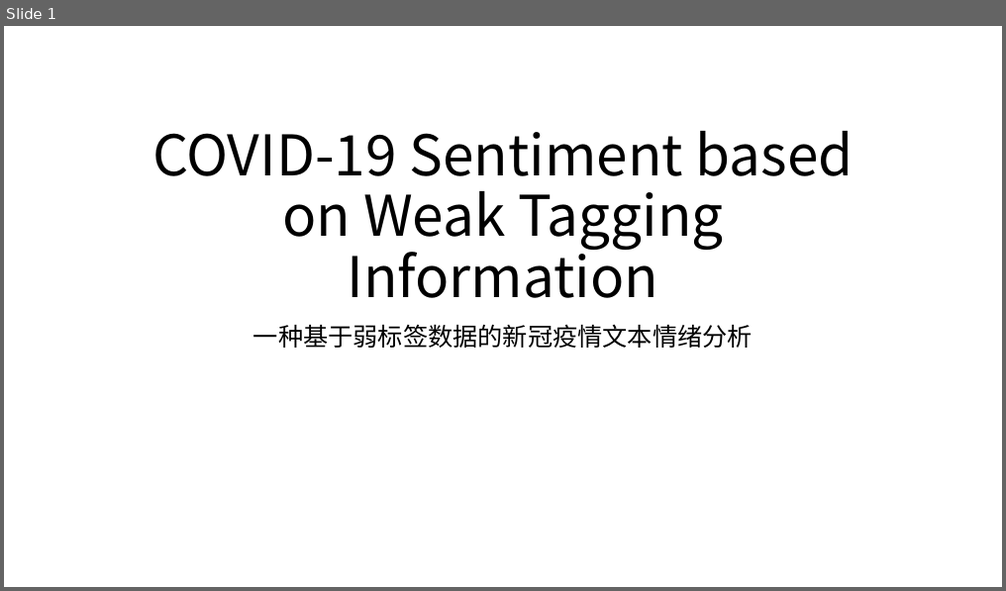
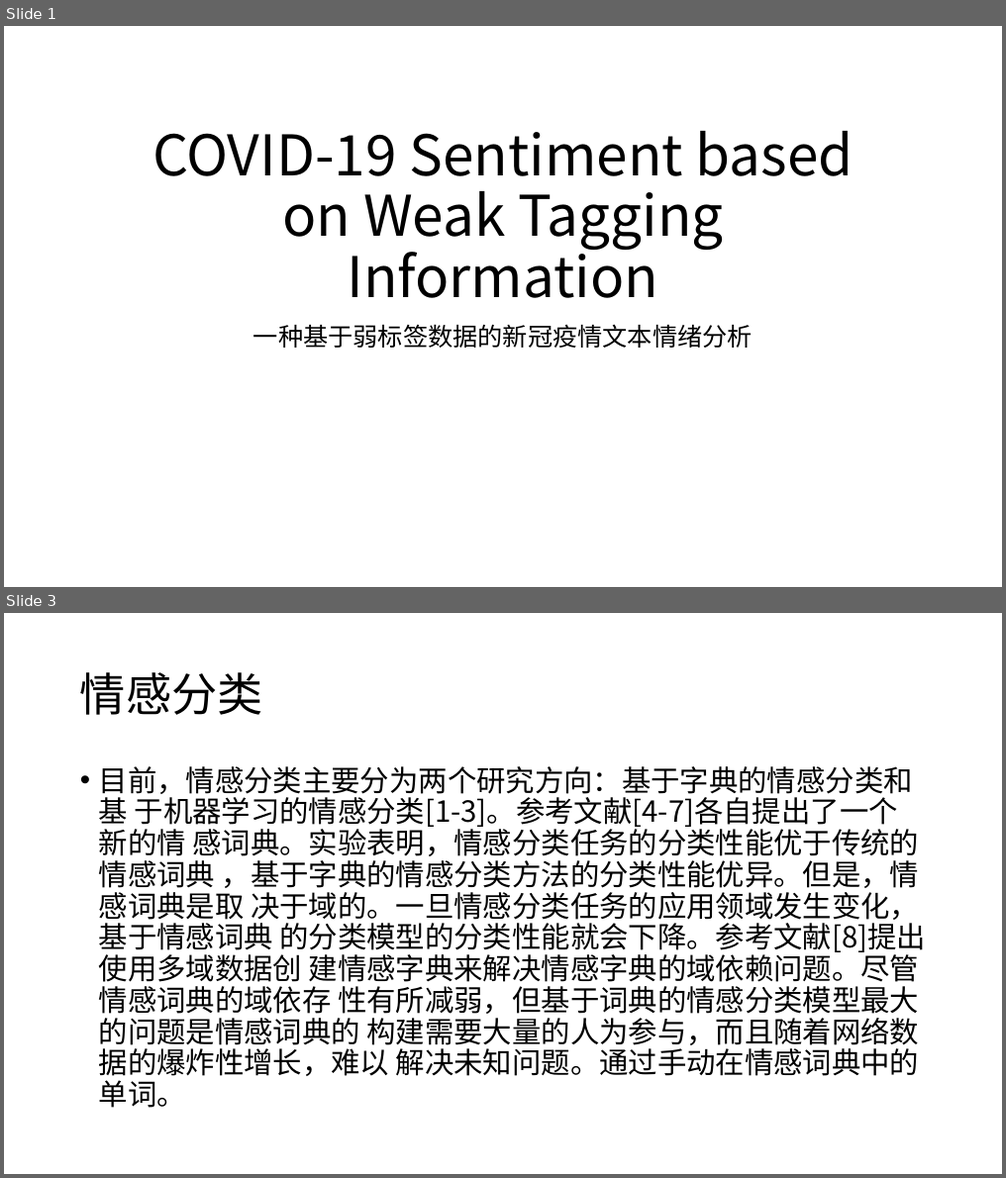
Before and after one commit to XinLin-cs/Dev_Note, a slide deck: COVID-19 Sentiment based on Weak Tagging Information/开题报告.pptx. Shown one above the other, each under a label of ours: slide 1 before the commit, slides 1 and 3 after it; the slides between them are not shown. The pictures are 1006x591 and 1006x1178 pixels, drawn with LibreOffice and Linux fonts; fonts in the diff are those of the drawing. Boxes give left, top, right and bottom in pixels: in the first picture for what was removed or moved away, otherwise in the second. Text is boxed around its words. In the diff, an @@ line names an element or a change of style, - is before the commit and + after.

```diff
--- a/COVID-19 Sentiment based on Weak Tagging Information/开题报告.pptx
+++ b/COVID-19 Sentiment based on Weak Tagging Information/开题报告.pptx
@@ slide 3 added at <box>4,613,1002,1174</box>, background #FFFFFF @@
@@ title added at <box>80,672,263,715</box>, 44 pt, text #000000 @@
+情感分类
@@ text added at <box>99,766,926,1108</box>, 28 pt, text #000000 @@
+• 目前，情感分类主要分为两个研究方向：基于字典的情感分类和基 于机器学习的情感分类[1‑3]。参考文献[4‑7]各自提出了一个新的情 感词典。实验表明，情感分类任务的分类性能优于传统的情感词典 ，基于字典的情感分类方法的分类性能优异。但是，情感词典是取 决于域的。一旦情感分类任务的应用领域发生变化，基于情感词典 的分类模型的分类性能就会下降。参考文献[8]提出使用多域数据创 建情感字典来解决情感字典的域依赖问题。尽管情感词典的域依存 性有所减弱，但基于词典的情感分类模型最大的问题是情感词典的 构建需要大量的人为参与，而且随着网络数据的爆炸性增长，难以 解决未知问题。通过手动在情感词典中的单词。
```
Also in this commit, not shown: 13 other slides added.
